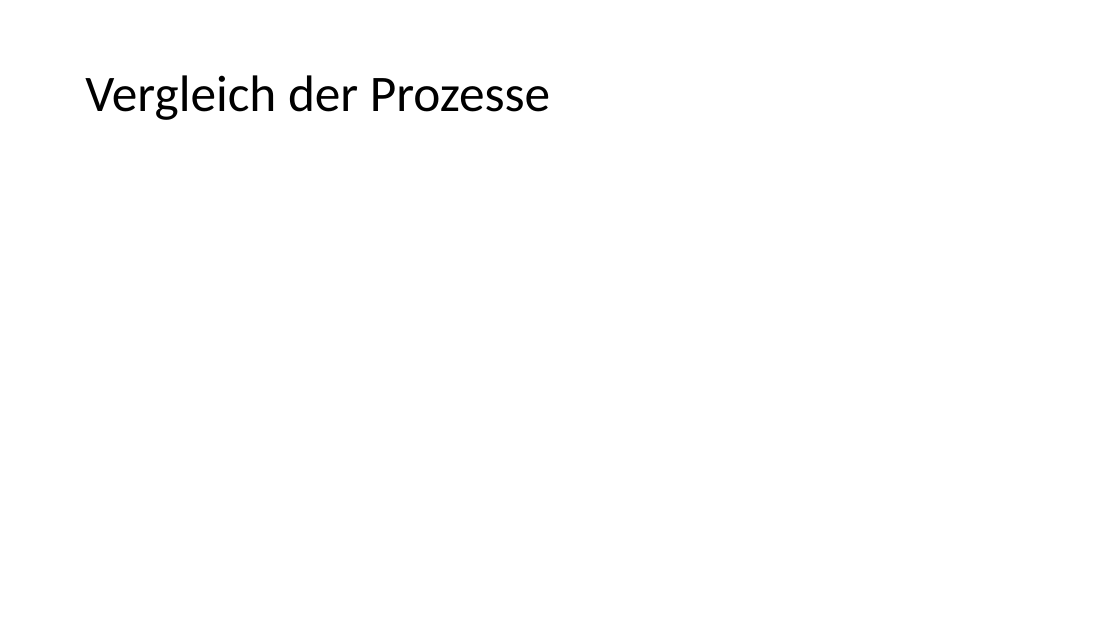
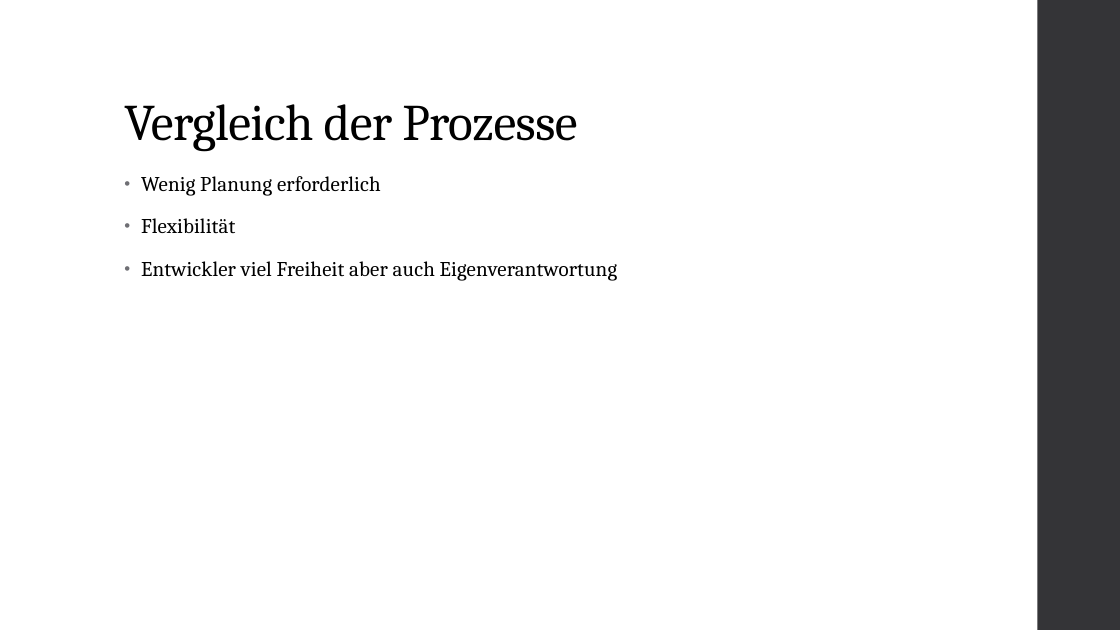
Before and after one commit to SWEHashiSG/hashi, a slide deck: slide 11 of documentation/Präsentation_Hashi_TeamSG.pptx (slide 9 before the commit). Drawn at 1120x630 pixels with LibreOffice and Linux fonts; fonts in the diff are those of the drawing. Boxes give left, top, right and bottom in pixels: in the first picture for what was removed or moved away, otherwise in the second. Text is boxed around its words. In the diff, an @@ line names an element or a change of style, - is before the commit and + after.

```diff
--- a/documentation/Präsentation_Hashi_TeamSG.pptx
+++ b/documentation/Präsentation_Hashi_TeamSG.pptx
@@ rectangle added at (x1=1038, y1=0, x2=1120, y2=630), fill #353537 @@
@@ title "Vergleich der Prozesse" moved from (x1=85, y1=75, x2=550, y2=120) to (x1=124, y1=104, x2=577, y2=151) @@
@@ title "Vergleich der Prozesse" at (x1=124, y1=104, x2=577, y2=151): font Calibri to Cambria, letter spacing 0 to -0.5 pt; vertical alignment middle to bottom @@
@@ text added at (x1=141, y1=176, x2=617, y2=281), 18 pt, text #000000 @@
+• Wenig Planung erforderlich
+• Flexibilität
+• Entwickler viel Freiheit aber auch Eigenverantwortung
```
Also in this commit, not shown: 9 other slides changed, 3 slides added, 1 slide removed.
